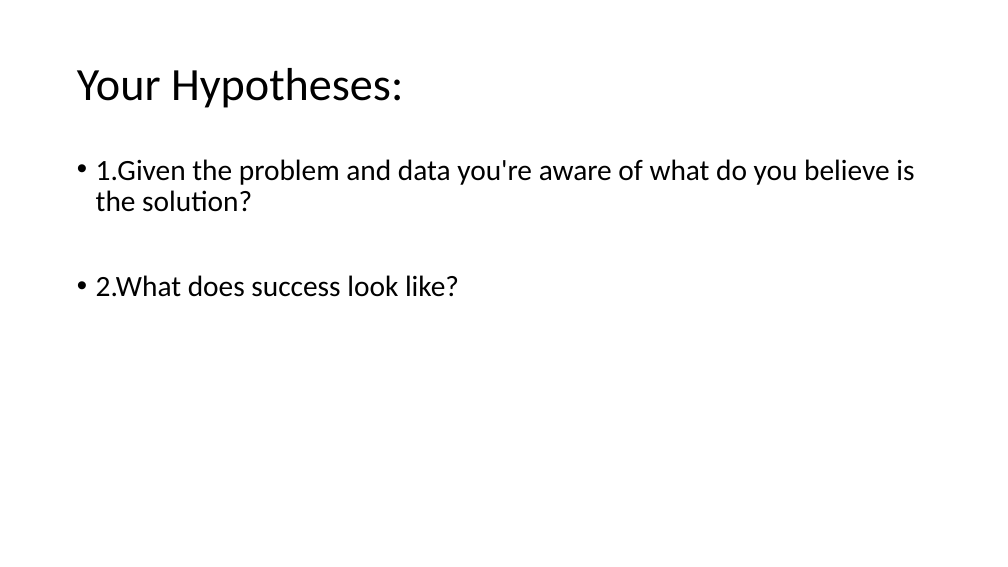
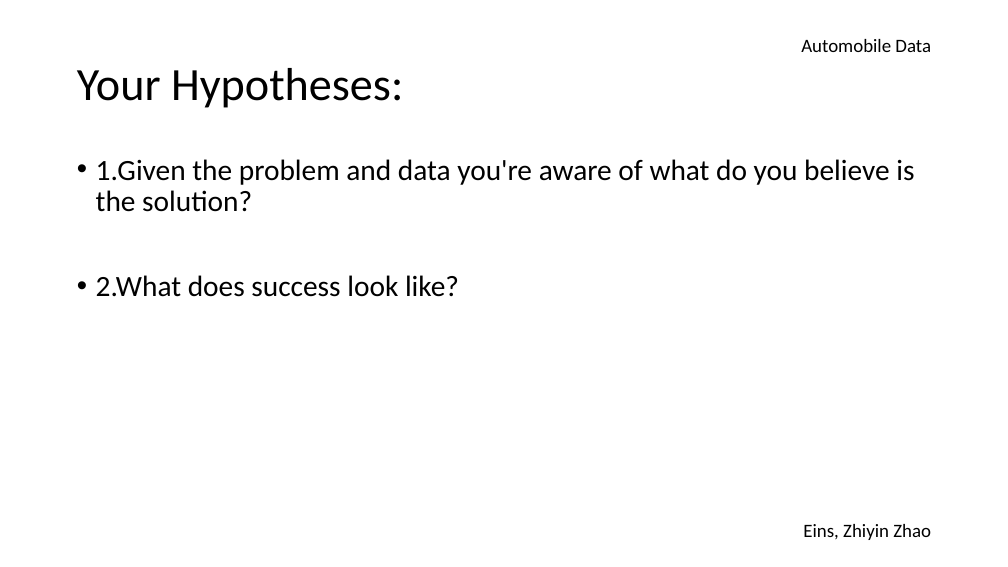
Before and after one commit to EinsZhao/DS-SF-36, a slide deck: slide 6 of final-project/1/Final-project-EinsZhao.pptx (slide 4 before the commit). Drawn at 1008x567 pixels with LibreOffice and Linux fonts; fonts in the diff are those of the drawing. Boxes give left, top, right and bottom in pixels: in the first picture for what was removed or moved away, otherwise in the second. Text is boxed around its words. In the diff, an @@ line names an element or a change of style, - is before the commit and + after.

```diff
--- a/final-project/1/Final-project-EinsZhao.pptx
+++ b/final-project/1/Final-project-EinsZhao.pptx
@@ text added at [801, 39, 931, 52], 18 pt, text #000000 @@
+Automobile Data
@@ text added at [803, 524, 931, 540], 18 pt, text #000000 @@
+Eins, Zhiyin Zhao
```
Also in this commit, not shown: 2 other slides changed, 3 slides added, 1 slide removed, 24 other files.
